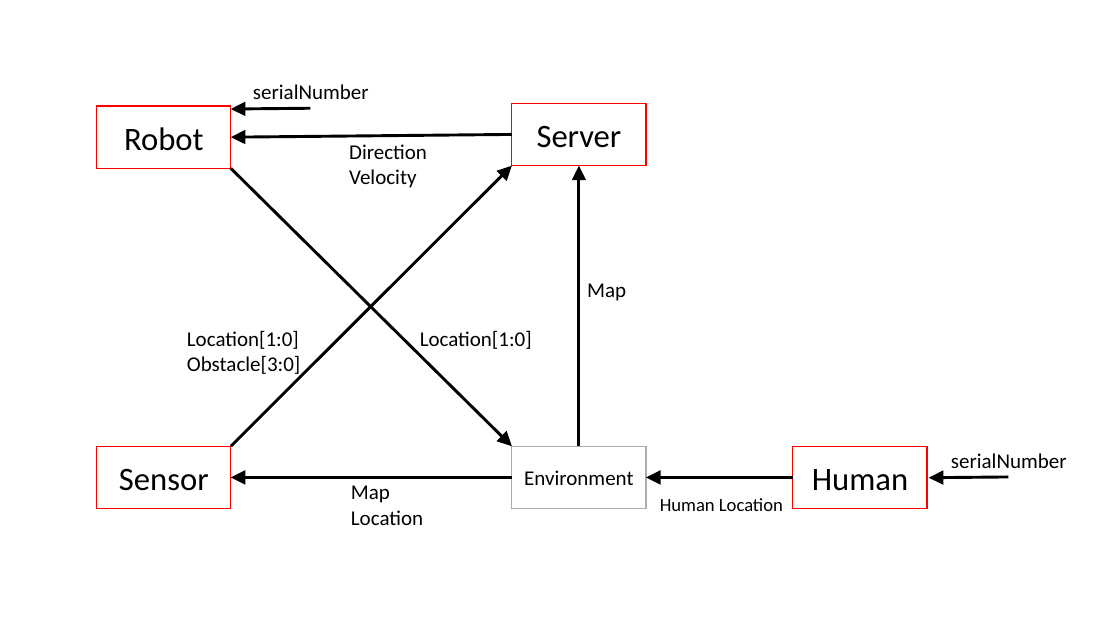
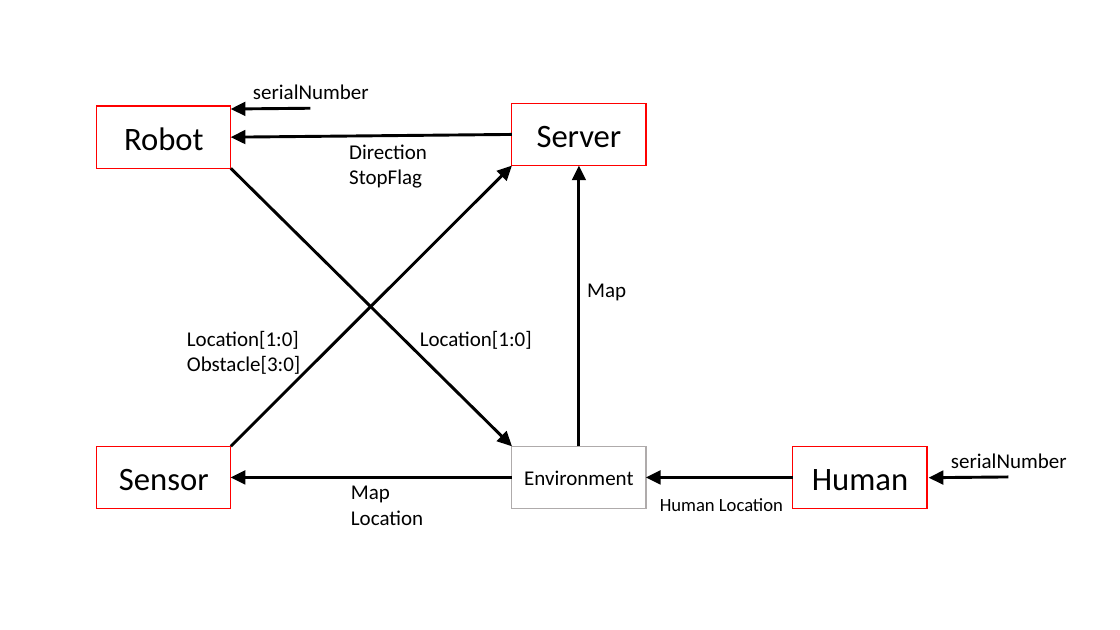
Before and after one commit to nhlijiaming/awesomeProject, a slide deck: slide 1 of flowdiagram.pptx. Drawn at 1120x630 pixels with LibreOffice and Linux fonts; fonts in the diff are those of the drawing. Boxes give left, top, right and bottom in pixels: in the first picture for what was removed or moved away, otherwise in the second. Text is boxed around its words. In the diff, an @@ line names an element or a change of style, - is before the commit and + after.

```diff
--- a/flowdiagram.pptx
+++ b/flowdiagram.pptx
@@ text at bbox=[349, 169, 422, 188]: text changed @@
-Velocity
+StopFlag
```
Also in this commit, not shown: 11 other files.
